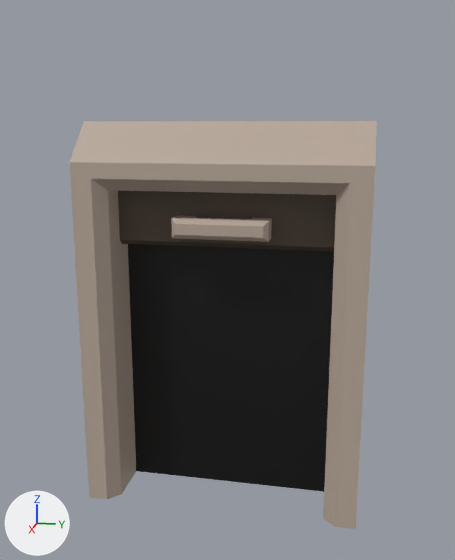
The Blender file Assets/VariousObjects.blend as it was, and as the next commit left it.
Rendered twice from a camera (50 mm lens) standing at (14.04, 2.87, 8.99) and looking at (-1.38, -0.22, 5.14). Arrows for +X, +Y and +Z are at lower left; the lights stay in place. The same objects are shown in both versions, whatever each file hides.

In view in the first picture: 'ExitDoor'.
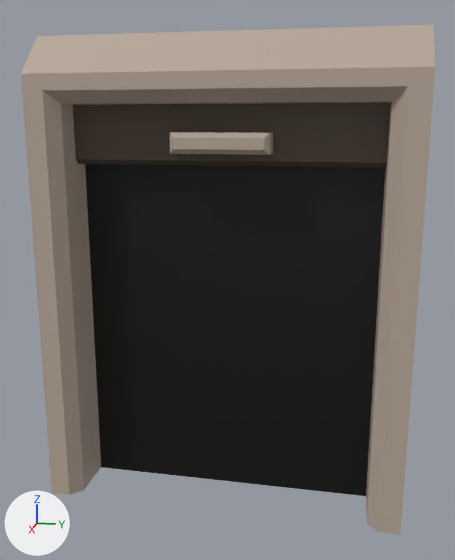
Where the change shows, as pixel boxes [x1, y1, x2, y2] in the pictures (455 x 560 px; the box of a moved part takes in the faces that stretch with it):
'ExitDoor', reshaped (35% wider, 25% taller)
    before: [70, 121, 377, 529]
    after: [21, 24, 435, 534]
part 1 of me_cube, moved or reshaped
    before: [118, 191, 336, 252]
    after: [73, 103, 390, 168]
part 2 of me_cube, moved or reshaped
    before: [171, 215, 272, 242]
    after: [170, 132, 273, 155]
part 3 of me_cube, moved or reshaped
    before: [70, 121, 377, 529]
    after: [21, 24, 435, 534]

The change, as a diff of the scene's bpy script:
```diff
--- a/Assets/VariousObjects.blend.py
+++ b/Assets/VariousObjects.blend.py
@@ me_cube @@
 # used by ob_exitdoor; location = (0.0, 0.0, 0.0)
-me_cube.from_pydata(...)  # 84 vertices, 75 faces; spans x -1.0..1.0, y -3.25..3.25, z 0.0..9.07
+me_cube.from_pydata(...)  # 84 vertices, 75 faces; spans x -4.0..1.0, y -4.25..4.25, z 0.0..10.93
+# me_cube part 1: the loose piece of 10 vertices spanning x -0.33..0.12, y -2.79..2.79, z 6.25..7.82 is scaled about its middle by (1, 1.36, 1), then moved by (0.0, 0.0, 1.85)
+# me_cube part 2: the loose piece of 32 vertices spanning x -0.02..0.72, y -1.09..1.09, z 6.53..6.98 is moved by (0.0, 0.0, 1.85)
+# me_cube part 3: 42 of 84 vertices moved; they spanned x -1.0..1.0, y -3.25..3.25, z 0.0..9.07 and now span x -4.0..1.0, y -4.25..4.25, z 0.0..10.93; mean shift (-0.86, 0.0, 1.15); largest move (-1.0, -3.25, 7.59) -> (-4.0, -4.25, 9.44)
 me_cube.materials.append(mat_main)
```
